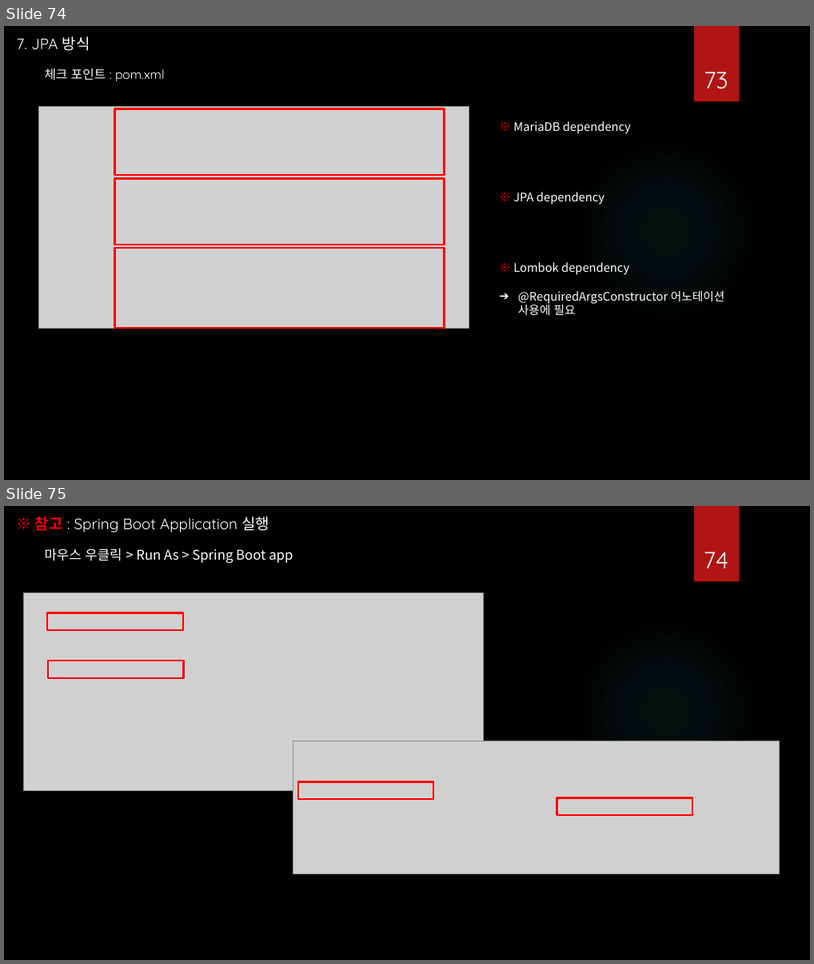
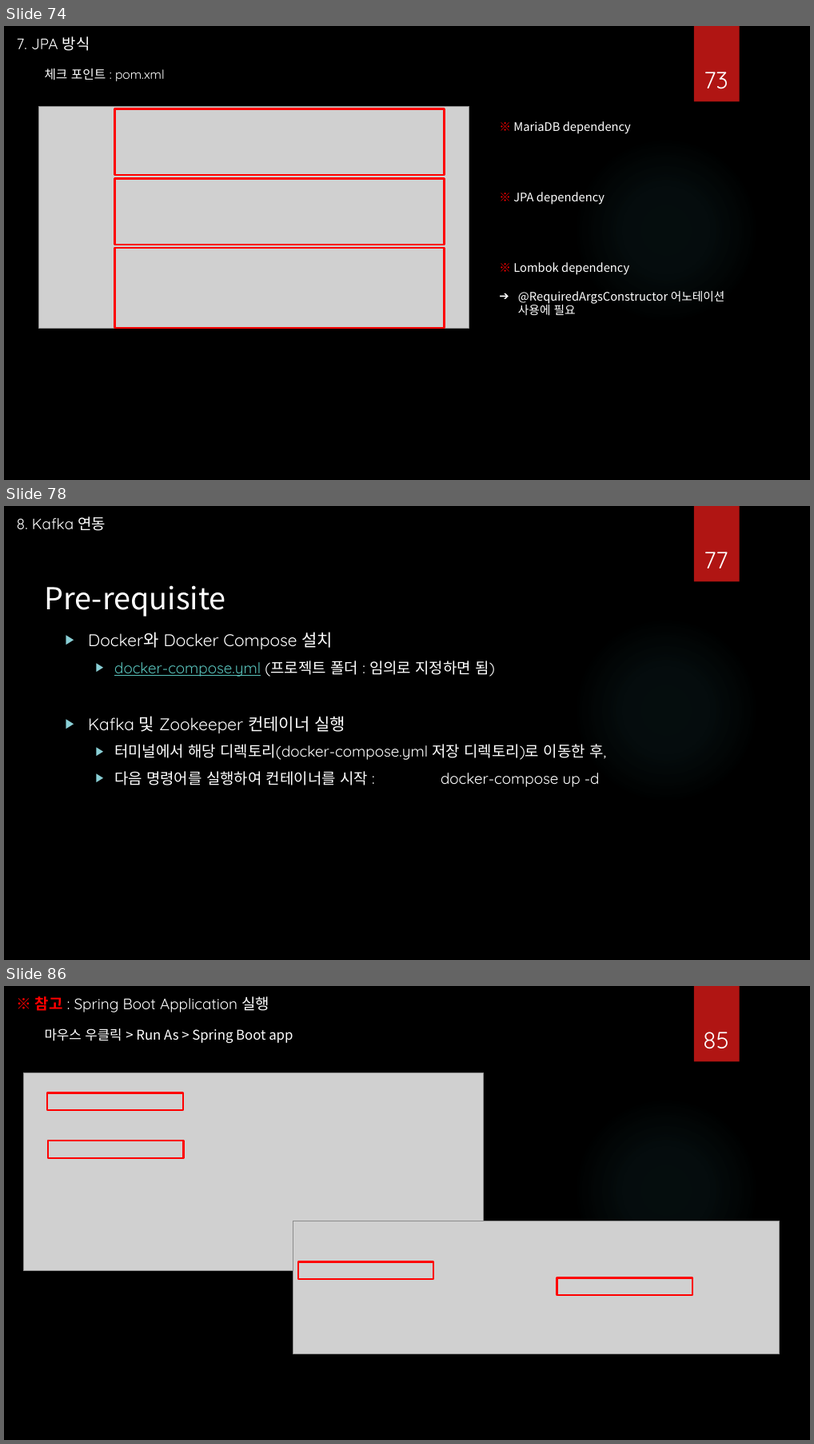
Before and after one commit to hancha123/Spring-Boot, a slide deck: Spring Boot Template.pptx. Shown one above the other, each under a label of ours: slides 74 and 75 before the commit, slides 74, 78 and 86 after it; the slides between them are not shown. The pictures are 814x964 and 814x1444 pixels, drawn with LibreOffice and Linux fonts; fonts in the diff are those of the drawing; grey boxes stand for pictures; background and template pictures are left out. Boxes give left, top, right and bottom in pixels: in the first picture for what was removed or moved away, otherwise in the second. Text is boxed around its words. In the diff, an @@ line names an element or a change of style, - is before the commit and + after.

```diff
--- a/Spring Boot Template.pptx
+++ b/Spring Boot Template.pptx
@@ slide 78 added at <box>4,506,810,960</box>, background picture (left out); not listed: 2 template elements that a slide beside it also shows @@
@@ text added at <box>17,516,106,531</box>, 18 pt, text #FFFFFF @@
+8. Kafka 연동
@@ page number added at <box>704,552,728,568</box>, 28 pt, text #FFFFFF @@
+77
@@ text added at <box>45,585,226,616</box>, 36 pt, text #FFFFFF @@
+Pre-requisite
@@ text added at <box>88,632,606,787</box>, 18 pt, text #FFFFFF @@
+▶ Docker와 Docker Compose 설치
+  ▶ docker-compose.yml (프로젝트 폴더 : 임의로 지정하면 됨)
+▶ Kafka 및 Zookeeper 컨테이너 실행
+  ▶ 터미널에서 해당 디렉토리(docker-compose.yml 저장 디렉토리)로 이동한 후,
+  ▶ 다음 명령어를 실행하여 컨테이너를 시작 : docker-compose up -d
@@ what was slide 75 is now slide 86 @@
@@ page number at <box>703,1032,730,1049</box>: text changed @@
-74
+85
```
Also in this commit, not shown: 1 slide changed, 10 other slides added.
